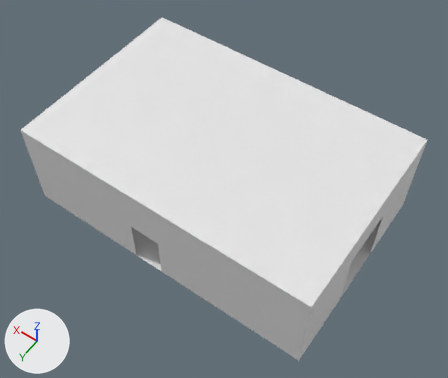
One commit to the FBX model CarPainting/Assets/Individual Files/Luuk's folder/Art/showroom.fbx: the scene before it, then after it.
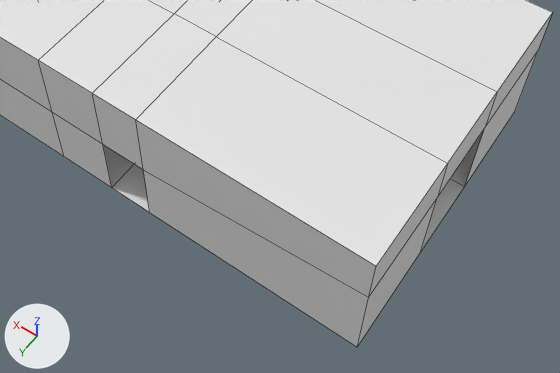
Old and new are each drawn whole from a 50 mm lens placed at (-11.75, 0.41, 24.76), pointed at (-1.32, -14.19, 1.82) and again close up on the part from 14% to 97% of the width and 35% to 100% of the height. Every picture has the same lights, and +X, +Y and +Z are marked at lower left. The close-ups show mesh edges as thin lines. Where no turn or scale is listed for an object, it has been applied to the vertices.

Objects in the first close-up: 'showroom'.
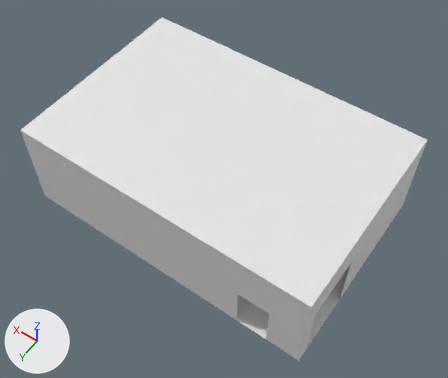
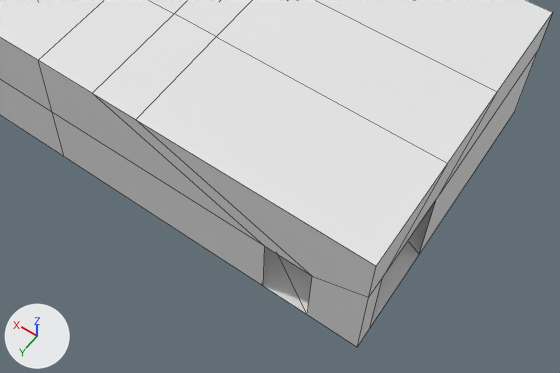
What differs and where, as boxes (x1, y1, x2, y2) in the close-ups (560 x 373 px; the box of a moved part takes in the faces that stretch with it):
part 1 of me_cube_008, moved or reshaped
    both: (39, 14, 552, 347)

What the commit changed:
me_cube_008 has 54 vertices, 50 faces and spans x -8.29..6.56, y -19.68..-9.79, z 0.0..4.76.
me_cube_008 is used by ob_showroom; location (0.0, 0.0, 0.0).
Before the commit, vertices of me_cube_008: 0 (-0.99, -9.79, 0.0) at pixel (149, 212), 1 (0.52, -9.79, 0.0) at pixel (111, 187), 2 (0.52, -9.79, 2.36) at pixel (102, 144), 3 (-0.99, -9.79, 2.36) at pixel (143, 169), 32 (-8.29, -16.14, 0.0) at pixel (464, 186).
Before the commit, vertices of me_cube_008: 33 (-8.29, -13.33, 0.0) at pixel (420, 252), 40 (-8.29, -13.33, 3.09) at pixel (437, 197), 41 (-8.29, -16.14, 3.1) at pixel (484, 127).
Part 1, on me_cube_008:
Vertices 0 to 3 of me_cube_008 move by (-5.67, 0.0, 0.0).
Vertices 32, 33, 40, 41 of me_cube_008 move by (0.0, 2.87, 0.0).
